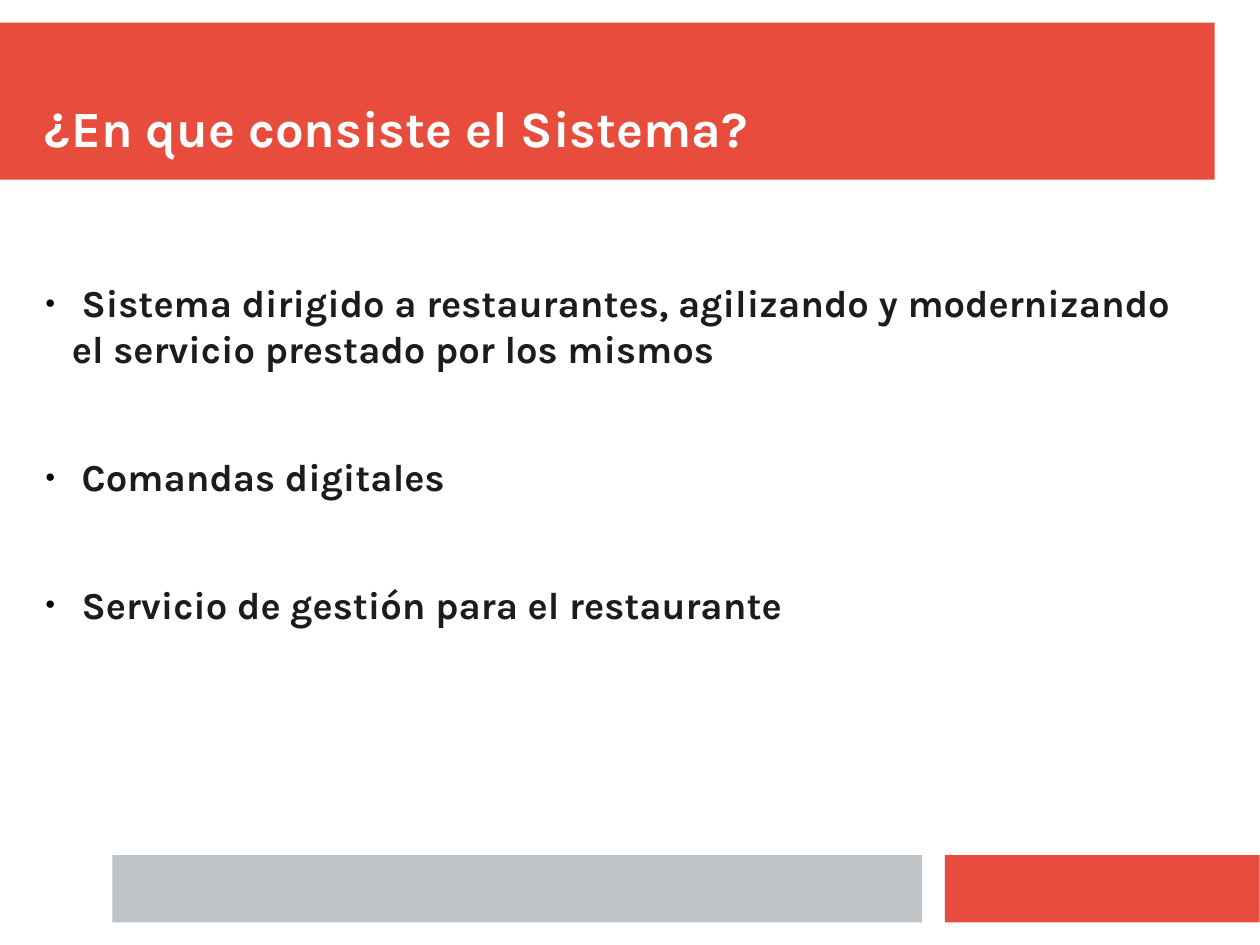
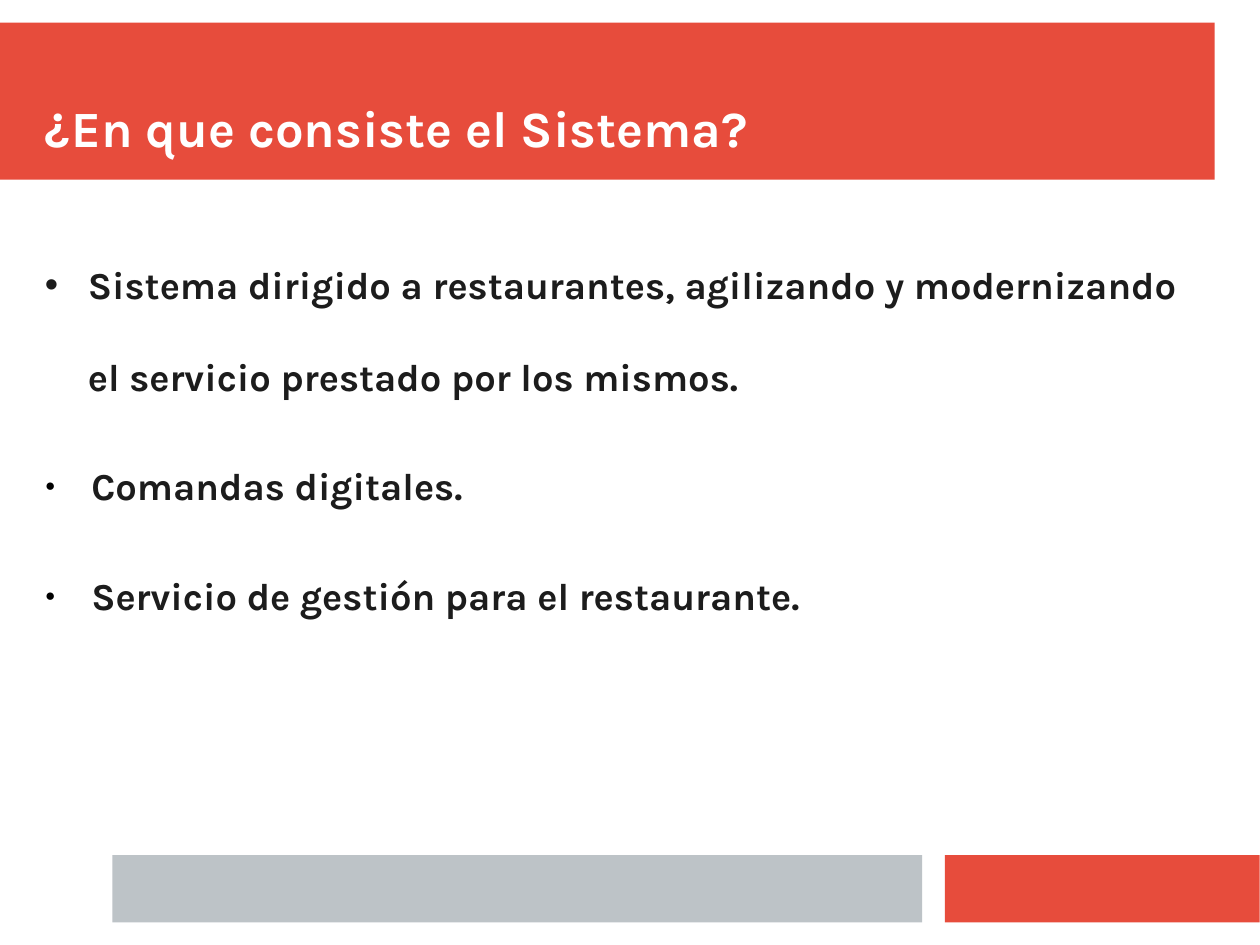
Before and after one commit to Juanba1998/APP-Restaurante, a slide deck: slide 2 of Material/Presentación/Presentacion Final.pptx. Drawn at 1260x945 pixels with LibreOffice and Linux fonts; fonts in the diff are those of the drawing. Boxes give left, top, right and bottom in pixels: in the first picture for what was removed or moved away, otherwise in the second. Text is boxed around its words. In the diff, an @@ line names an element or a change of style, - is before the commit and + after.

```diff
--- a/Material/Presentación/Presentacion Final.pptx
+++ b/Material/Presentación/Presentacion Final.pptx
@@ text at (88, 272, 1176, 620): text changed @@
-● Sistema dirigido a restaurantes, agilizando y modernizando el servicio prestado por los mismos
-● Comandas digitales
-● Servicio de gestión para el restaurante
+• Sistema dirigido a restaurantes, agilizando y modernizando el servicio prestado por los mismos.
+● Comandas digitales.
+● Servicio de gestión para el restaurante.
```
Also in this commit, not shown: 10 other slides changed, 1 slide added, 1 slide removed.
